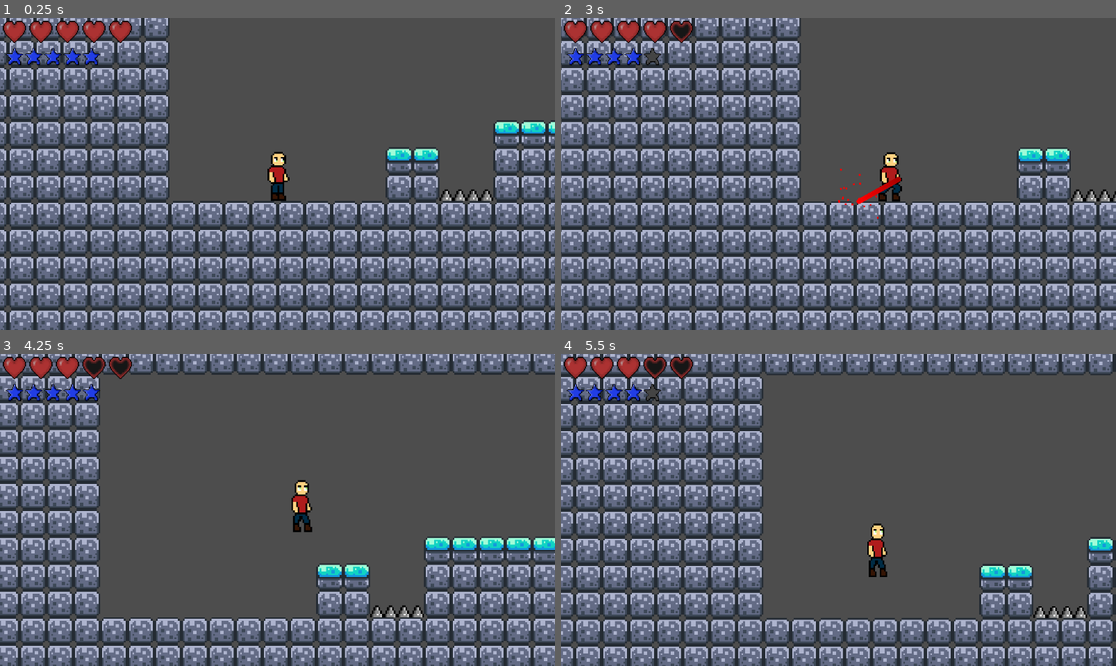
Above: before the commit, frames 1-4 (two rows, left to right).
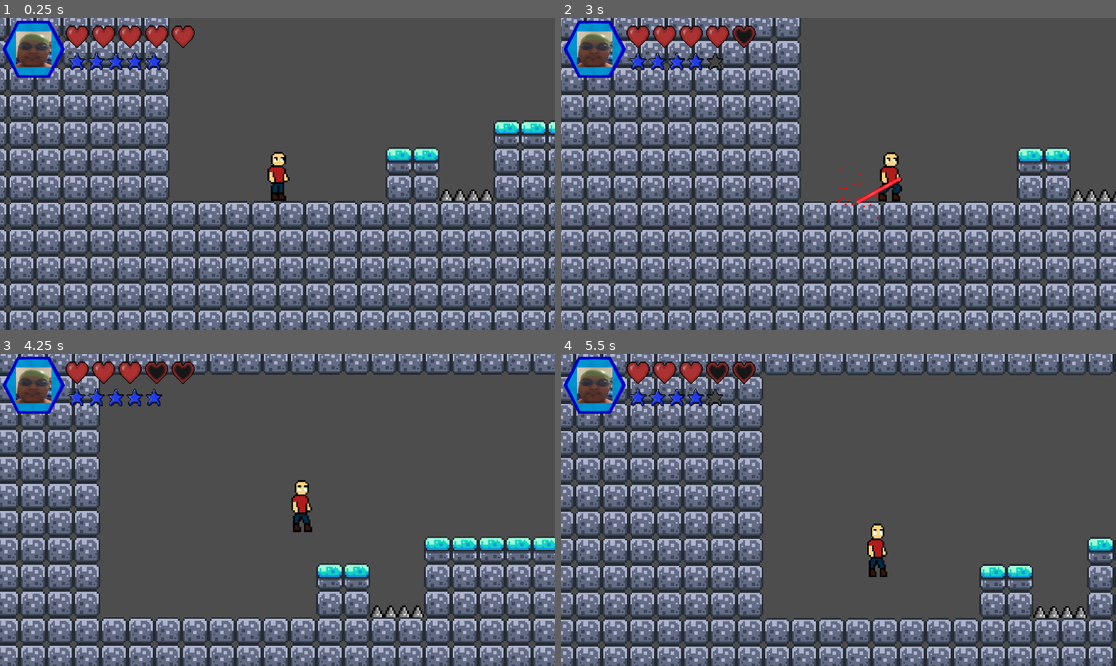
Above: after the commit, the same moments.

Repository: EduTOdev/BlockWorld
Game: Godot game, scene res://Stage/game.tscn
Same seed, same stepped clock (60 frames per second), same inputs: the game is played once before the commit and once after it.
Inputs (mouse positions are in pixels of both pictures, inside the frame that each line leads up to):
- Up to frame 1 (0.25 s): no input
- Up to frame 2 (3 s): tap Enter (ui_accept) at 0.5, 0.77, 1.07, 1.52, 1.55, 1.82 s; move the mouse to (960, 158) at 0.52 s; hold Shift (Dash) 0.53-1.28 s; hold Right (ui_right) 0.53-2.03 s; click (960, 158) at 0.67 s; tap F (Heal) at 0.8, 1.35 s; move the mouse to (727, 189) at 1.27 s; move the mouse to (894, 105) at 2.02 s; hold Left (ui_left) 2.03-2.78 s; hold Enter (ui_accept) 2.03-2.78 s; tap Shift (Dash) at 2.3, 2.85 s; move the mouse to (810, 236) at 2.77 s; hold Right (ui_right) from 2.78 s (still down); click (810, 236) at 2.92 s
- Up to frame 3 (4.25 s): keep holding Right (ui_right); tap Enter (ui_accept) at 3.02, 3.32, 3.77, 3.8, 4.07 s; tap F (Heal) at 3.05 s; move the mouse to (444, 556) at 3.52 s; hold F (Heal) from 3.53 s (still down)
- Up to frame 4 (5.5 s): move the mouse to (672, 463) at 4.27 s; release Right (ui_right) at 4.28 s; release F (Heal) at 4.28 s; hold Left (ui_left) 4.28-5.03 s; tap Shift (Dash) at 4.35 s; tap Enter (ui_accept) at 4.52, 4.82 s; move the mouse to (866, 510) at 5.02 s; hold Right (ui_right) from 5.03 s (still down); hold F (Heal) from 5.03 s (still down); click (866, 510) at 5.17 s

The runs differ from the first frame. In frame 1, 3.5% of the frame differs, in the area x 0-36%, y 0-20%; in frame 2, 3.6%, in the area x 0-62%, y 0-60%; in frame 3, 3.5%; in frame 4, 3.5%.

Commit message:
Rediseño Laser y se agrego Status

Diff:
--- a/testmetodologiasagiles/Player/HUD/HUD.tscn
+++ b/testmetodologiasagiles/Player/HUD/HUD.tscn
@@ -9,3 +9,5 @@
 [node name="HP" type="Node2D" parent="."]
 
 [node name="Mana" type="Node2D" parent="."]
+
+[node name="Status" type="Node2D" parent="."]
--- a/testmetodologiasagiles/Player/HUD/Hud.gd
+++ b/testmetodologiasagiles/Player/HUD/Hud.gd
@@ -1,9 +1,11 @@
 extends CanvasLayer
 
-const origenHPX = 30
-const origenHPY = 30
-const origenManaX = 30
-const origenManaY = 80
+const OrigenBorderX = 70
+const OrigenBorderY = 65
+const origenHPX = 160
+const origenHPY = 40
+const origenManaX = 160
+const origenManaY = 90
 const distanciaHP = 55
 const distanciaMana = 40
 
@@ -11,6 +13,22 @@
 	Gamestate.hud = self
 	dibujarHP()
 	dibujarMana()
+	dibujarBorder()
+
+func dibujarBorder():
+	var escenaBorder = load("res://Player/HUD/Status/border.tscn")
+	var NuevoBorder = escenaBorder.instantiate()
+	$Status.add_child(NuevoBorder)
+	NuevoBorder.position.x = OrigenBorderX
+	NuevoBorder.position.y = OrigenBorderY
+
+func changeStatus(status: String):
+	if status == "Default":
+		$Status.get_child(0).get_child(0).texture = load("res://Player/HUD/Status/statusDefault.png")
+	if status == "Damaged":
+		$Status.get_child(0).get_child(0).texture = load("res://Player/HUD/Status/statusDamaged.png")
+	if status == "1HP":
+		$Status.get_child(0).get_child(0).texture = load("res://Player/HUD/Status/status1HP.png")
 
 func dibujarHP():
 	for i in Gamestate.totalHP:
--- /dev/null
+++ b/testmetodologiasagiles/Player/HUD/Status/border.tscn
@@ -0,0 +1,11 @@
+[gd_scene load_steps=3 format=3 uid="uid://cmq8agp6tnplv"]
+
+[ext_resource type="Texture2D" uid="uid://msxf4ce4baeb" path="res://Player/HUD/Status/bordePlayer.png" id="1_qk787"]
+[ext_resource type="Texture2D" uid="uid://dgqjuf1n4rwtn" path="res://Player/HUD/Status/statusDefault.png" id="2_unmis"]
+
+[node name="Border" type="Sprite2D"]
+texture = ExtResource("1_qk787")
+
+[node name="Status" type="Sprite2D" parent="."]
+scale = Vector2(0.29, 0.29)
+texture = ExtResource("2_unmis")
--- a/testmetodologiasagiles/Player/player.gd
+++ b/testmetodologiasagiles/Player/player.gd
@@ -7,18 +7,12 @@
 @export var DASHSPEED = 350.0
 @export var DashDuracion = 0.15
 @export var jump_buffer_time := 0.15
-@export var healingMaxManaCost = 4
 var jump_buffer_timer := 0.0
 var Direction
 var lastDirection = 0
 var Dasheando = false
 var Dashes = 1
 var invulnerable = false
-var wall_stick_time := 0.0
-var wall_sliding := false
-var healManaConsumed = 0
-var healStatus = false
-var justHealed = false
 
 # Wall jump variables
 var can_wall_jump := false
@@ -27,6 +21,13 @@
 var wall_jump_lock_time := 0.15
 var wall_jump_timer := 0.0
 var wall_dir = 0
+var wall_stick_time := 0.0
+var wall_sliding := false
+
+# Healing
+var healManaConsumed = 0
+var healStatus = false
+var justHealed = false
 
 # Aqui se guarda el arma actual y la lista de armas del player
 var armaSeleccionada: Node2D
@@ -119,34 +120,9 @@
 	move_and_slide()
 
 	for i in range(get_slide_collision_count()):
-		var collision = get_slide_collision(i)
-		var tilemap = collision.get_collider()
-		if tilemap is TileMapLayer:
-			var coords = tilemap.local_to_map(collision.get_position())
-			var tile_data = tilemap.get_cell_tile_data(coords)
-			if tile_data and tile_data.get_custom_data("hazard"):
-				_on_hazard_hit()
-
-		# --- Efecto de Squash & Stretch ---
-	var stretch_strength = clamp(abs(velocity.y) / 400.0, 0.0, 0.1) # 600 es velocidad máxima esperada al caer
-	var sprite = $AnimatedSprite2D
-	# Si está cayendo -> estirar
-	if velocity.y > 0 and not is_on_floor() and not is_on_wall():
-		sprite.scale.x = lerp(sprite.scale.x, 1.0 - stretch_strength, 0.2)
-		sprite.scale.y = lerp(sprite.scale.y, 1.0 + stretch_strength, 0.2)
-		if velocity.y > 300 and $AnimatedSprite2D.animation != "falling":
-			$AnimatedSprite2D.animation = "falling"
-			$AnimatedSprite2D.play()
-
-	# Si toca el suelo -> squash (aplanarse brevemente)
-	elif is_on_floor():
-		var impact_strength = clamp(abs(velocity.y) / 400.0, 0.0, 0.1)
-		sprite.scale.x = lerp(sprite.scale.x, 1.0 + impact_strength, 0.3)
-		sprite.scale.y = lerp(sprite.scale.y, 1.0 - impact_strength, 0.3)
-
-		# Regresar al tamaño normal poco después
-		await get_tree().create_timer(0.08).timeout
-		sprite.scale = sprite.scale.lerp(Vector2(1, 1), 0.3)
+		checkCollisions(i)
+
+	squashStretch()
 
 #Se detectan las teclas para diversas acciones
 func _input(event: InputEvent) -> void:
@@ -160,6 +136,26 @@
 	if event.is_action_pressed("ui_accept"):
 		jump_buffer_timer = jump_buffer_time
 
+#===============================================================================================
+#------------------------------------ Movimiento -----------------------------------------------
+#===============================================================================================
+
+func move():
+	if wall_jump_timer <= 0:
+		if Direction:
+			$AnimatedSprite2D.flip_h = Direction < 0
+			velocity.x = Direction * SPEED
+			if velocity.y == 0 and $AnimatedSprite2D.animation != "moving":
+				$AnimatedSprite2D.animation = "moving"
+				$AnimatedSprite2D.play()
+			if Direction != lastDirection:
+				lastDirection = Direction
+				ajustar_offsets(Direction)
+		else:
+			velocity.x = move_toward(velocity.x, 0, SPEED)
+			if velocity.x == 0 and velocity.y == 0 and $AnimatedSprite2D.animation != "idle":
+				$AnimatedSprite2D.animation = "idle"
+
 func dash():
 	if Dasheando or Dashes <= 0:
 		return
@@ -176,17 +172,52 @@
 	await get_tree().create_timer(DashDuracion).timeout
 	Dasheando = false
 
-func equiparArma(rutaArma: String):
-	#Se quita el arma actual
-	if armaSeleccionada and armaSeleccionada.is_inside_tree():
-		armaSeleccionada.queue_free()
-
-	#Se carga la escena de la nueva arma
-	var escenaArma = load(rutaArma)
-	var nuevaArma = escenaArma.instantiate()
-	#Se agrega la arma como child de WeaponHolder y actualiza el arma actual
-	$WeaponHolder.add_child(nuevaArma)
-	armaSeleccionada = nuevaArma
+func jump():
+	velocity.y = JUMP_VELOCITY
+	# Se aumenta tiempoAire a un valor superior para indicar que ya se salto
+	tiempoAire = 1
+	$AnimatedSprite2D.animation = "jumping"
+	$AnimatedSprite2D.play()
+
+func wallJump():
+	velocity.x -= -last_wall_dir * WALL_JUMP_VELOCITY.x
+	velocity.y = WALL_JUMP_VELOCITY.y
+
+	can_wall_jump = false
+	wall_jump_cooldown = 0.15
+	jump_buffer_timer = 0
+	tiempoAire = 1
+	wall_jump_timer = wall_jump_lock_time
+	$AnimatedSprite2D.animation = "jumping"
+	$AnimatedSprite2D.play()
+
+func tocarSuelo():
+	#Si toca el suelo reinicia su tiempoAire a 0
+	tiempoAire = 0
+	Dashes = 1
+	wall_jump_cooldown = 0
+	jump_buffer_timer = 0
+	if jump_buffer_timer > 0:
+		velocity.y = JUMP_VELOCITY
+		jump_buffer_timer = 0
+		tiempoAire = 1
+
+func detectarPared(delta):
+	if is_on_wall():
+		wall_dir = sign(get_wall_normal().x)
+		last_wall_dir = wall_dir
+		wall_stick_time = 0.2
+		tiempoAire = 0
+	else:
+		# Usa el raycast frontal para verificar si sigue cerca de una pared
+		var front_ray = $WeaponHolder/RayCastFront
+		var still_near_wall = front_ray.is_colliding()
+		if wall_stick_time > 0 and still_near_wall:
+			wall_stick_time -= delta
+			wall_dir = last_wall_dir
+		else:
+			wall_stick_time = 0
+			wall_dir = 0
 
 func ajustar_offsets(dir):
 	if dir == 1:
@@ -208,12 +239,43 @@
 		$RayCastBottomFront2.position.x = -2
 		$RayCastBottomFront2.target_position.x = -4
 
+func squashStretch():
+	var stretch_strength = clamp(abs(velocity.y) / 400.0, 0.0, 0.1) # 600 es velocidad máxima esperada al caer
+	var sprite = $AnimatedSprite2D
+	# Si está cayendo -> estirar
+	if velocity.y > 0 and not is_on_floor() and not is_on_wall():
+		sprite.scale.x = lerp(sprite.scale.x, 1.0 - stretch_strength, 0.2)
+		sprite.scale.y = lerp(sprite.scale.y, 1.0 + stretch_strength, 0.2)
+		if velocity.y > 300 and $AnimatedSprite2D.animation != "falling":
+			$AnimatedSprite2D.animation = "falling"
+			$AnimatedSprite2D.play()
+
+	# Si toca el suelo -> squash (aplanarse brevemente)
+	elif is_on_floor():
+		var impact_strength = clamp(abs(velocity.y) / 400.0, 0.0, 0.1)
+		sprite.scale.x = lerp(sprite.scale.x, 1.0 + impact_strength, 0.3)
+		sprite.scale.y = lerp(sprite.scale.y, 1.0 - impact_strength, 0.3)
+
+		# Regresar al tamaño normal poco después
+		await get_tree().create_timer(0.08).timeout
+		sprite.scale = sprite.scale.lerp(Vector2(1, 1), 0.3)
+
+func checkCollisions(i):
+	var collision = get_slide_collision(i)
+	var tilemap = collision.get_collider()
+	if tilemap is TileMapLayer:
+		var coords = tilemap.local_to_map(collision.get_position())
+		var tile_data = tilemap.get_cell_tile_data(coords)
+		if tile_data and tile_data.get_custom_data("hazard"):
+			_on_hazard_hit()
+
 func _on_hazard_hit():
 	if invulnerable:
 		return
 	Gamestate.camera.startShake(0.7)
 	invulnerable = true
 	$AnimatedSprite2D.modulate = Color.RED
+	Gamestate.hud.changeStatus("Damaged")
 	Gamestate.actualHP -= 1
 	Gamestate.hud.actualizarActualHP()
 
@@ -225,63 +287,30 @@
 		await get_tree().create_timer(0.1).timeout
 		Gamestate.respawnPlayer()
 		$AnimatedSprite2D.modulate = Color.WHITE
+		await get_tree().create_timer(0.2).timeout
+		if Gamestate.actualHP == 1:
+			Gamestate.hud.changeStatus("1HP")
+		else:
+			Gamestate.hud.changeStatus("Default")
 
 	await get_tree().create_timer(0.2).timeout
 	invulnerable = false
 
-func heal():
-	if Gamestate.actualHP < Gamestate.totalHP:
-		Gamestate.actualHP += 1
-		Gamestate.hud.actualizarActualHP()
-		Gamestate.camera.startShake(1.0)
-		justHealed = true
-
-func tocarSuelo():
-	#Si toca el suelo reinicia su tiempoAire a 0
-	tiempoAire = 0
-	Dashes = 1
-	wall_jump_cooldown = 0
-	jump_buffer_timer = 0
-	if jump_buffer_timer > 0:
-		velocity.y = JUMP_VELOCITY
-		jump_buffer_timer = 0
-		tiempoAire = 1
-
-func detectarPared(delta):
-	if is_on_wall():
-		wall_dir = sign(get_wall_normal().x)
-		last_wall_dir = wall_dir
-		wall_stick_time = 0.2
-		tiempoAire = 0
-	else:
-		# Usa el raycast frontal para verificar si sigue cerca de una pared
-		var front_ray = $WeaponHolder/RayCastFront
-		var still_near_wall = front_ray.is_colliding()
-		if wall_stick_time > 0 and still_near_wall:
-			wall_stick_time -= delta
-			wall_dir = last_wall_dir
-		else:
-			wall_stick_time = 0
-			wall_dir = 0
-
-func jump():
-	velocity.y = JUMP_VELOCITY
-	# Se aumenta tiempoAire a un valor superior para indicar que ya se salto
-	tiempoAire = 1
-	$AnimatedSprite2D.animation = "jumping"
-	$AnimatedSprite2D.play()
-
-func wallJump():
-	velocity.x -= -last_wall_dir * WALL_JUMP_VELOCITY.x
-	velocity.y = WALL_JUMP_VELOCITY.y
-
-	can_wall_jump = false
-	wall_jump_cooldown = 0.15
-	jump_buffer_timer = 0
-	tiempoAire = 1
-	wall_jump_timer = wall_jump_lock_time
-	$AnimatedSprite2D.animation = "jumping"
-	$AnimatedSprite2D.play()
+#===============================================================================================
+#-------------------------------------- Acciones -----------------------------------------------
+#===============================================================================================
+
+func equiparArma(rutaArma: String):
+	#Se quita el arma actual
+	if armaSeleccionada and armaSeleccionada.is_inside_tree():
+		armaSeleccionada.queue_free()
+
+	#Se carga la escena de la nueva arma
+	var escenaArma = load(rutaArma)
+	var nuevaArma = escenaArma.instantiate()
+	#Se agrega la arma como child de WeaponHolder y actualiza el arma actual
+	$WeaponHolder.add_child(nuevaArma)
+	armaSeleccionada = nuevaArma
 
 func startHealing(delta):
 	if Gamestate.actualMana > 0:
@@ -302,18 +331,10 @@
 	else:
 		healManaConsumed = 0
 
-func move():
-	if wall_jump_timer <= 0:
-		if Direction:
-			$AnimatedSprite2D.flip_h = Direction < 0
-			velocity.x = Direction * SPEED
-			if velocity.y == 0 and $AnimatedSprite2D.animation != "moving":
-				$AnimatedSprite2D.animation = "moving"
-				$AnimatedSprite2D.play()
-			if Direction != lastDirection:
-				lastDirection = Direction
-				ajustar_offsets(Direction)
-		else:
-			velocity.x = move_toward(velocity.x, 0, SPEED)
-			if velocity.x == 0 and velocity.y == 0 and $AnimatedSprite2D.animation != "idle":
-				$AnimatedSprite2D.animation = "idle"
+func heal():
+	if Gamestate.actualHP < Gamestate.totalHP:
+		Gamestate.actualHP += 1
+		Gamestate.hud.actualizarActualHP()
+		Gamestate.camera.startShake(1.0)
+		justHealed = true
+		Gamestate.hud.changeStatus("Default")
--- /dev/null
+++ b/testmetodologiasagiles/weapons/Laser/laser.gdshader
@@ -0,0 +1,9 @@
+shader_type canvas_item;
+
+uniform float scroll_speed = 2.0;
+
+void fragment() {
+    vec2 uv = UV;
+    uv.x -= (TIME / 4.0) * scroll_speed;
+    COLOR = texture(TEXTURE, uv);
+}
--- a/testmetodologiasagiles/weapons/Laser/laser.tscn
+++ b/testmetodologiasagiles/weapons/Laser/laser.tscn
@@ -1,9 +1,12 @@
-[gd_scene load_steps=4 format=3 uid="uid://dh742v67cwiiu"]
+[gd_scene load_steps=7 format=3 uid="uid://dh742v67cwiiu"]
 
 [ext_resource type="Script" uid="uid://hmugr7n3tx" path="res://weapons/Laser/laser2.gd" id="1_qnqx8"]
+[ext_resource type="Shader" uid="uid://fr00ctdwryjx" path="res://weapons/Laser/laser.gdshader" id="2_ptaev"]
+[ext_resource type="Texture2D" uid="uid://djr0pgov457bw" path="res://weapons/Laser/laser.png" id="2_uu7ng"]
 
-[sub_resource type="Gradient" id="Gradient_qnqx8"]
-colors = PackedColorArray(0.662452, 0.662452, 0.662452, 1, 1, 1, 1, 1)
+[sub_resource type="ShaderMaterial" id="ShaderMaterial_ptaev"]
+shader = ExtResource("2_ptaev")
+shader_parameter/scroll_speed = 2.0
 
 [sub_resource type="ParticleProcessMaterial" id="ParticleProcessMaterial_ptaev"]
 particle_flag_disable_z = true
@@ -11,13 +14,23 @@
 initial_velocity_max = 200.0
 gravity = Vector3(0, 0, 0)
 
+[sub_resource type="ParticleProcessMaterial" id="ParticleProcessMaterial_qnqx8"]
+particle_flag_disable_z = true
+emission_shape = 3
+emission_box_extents = Vector3(100, 4, 1)
+angle_min = -400.0
+angle_max = 400.00003
+gravity = Vector3(0, 0.3, 0)
+
 [node name="Laser" type="Node2D"]
 script = ExtResource("1_qnqx8")
 
 [node name="Line2D" type="Line2D" parent="."]
+texture_repeat = 2
+material = SubResource("ShaderMaterial_ptaev")
 width = 3.0
-default_color = Color(1, 0, 0, 1)
-gradient = SubResource("Gradient_qnqx8")
+texture = ExtResource("2_uu7ng")
+texture_mode = 2
 begin_cap_mode = 2
 end_cap_mode = 2
 antialiased = true
@@ -28,3 +41,8 @@
 speed_scale = 2.0
 explosiveness = 1.0
 process_material = SubResource("ParticleProcessMaterial_ptaev")
+
+[node name="LaserParticles2D" type="GPUParticles2D" parent="."]
+amount_ratio = 0.5
+lifetime = 0.6
+process_material = SubResource("ParticleProcessMaterial_qnqx8")
--- a/testmetodologiasagiles/weapons/Laser/laser2.gd
+++ b/testmetodologiasagiles/weapons/Laser/laser2.gd
@@ -1,7 +1,7 @@
 extends Node2D
 
 # ======================
-# ⚡ Parámetros del Láser
+#  Parámetros del Láser
 # ======================
 var laserVisible = false
 @export var LaserColor := Color.RED : set = set_color
@@ -9,40 +9,43 @@
 @export var collisionMask: int = 1
 @export var manaRecoveryDelay := 0.5
 
-# 💥 Posición de impacto
+# Posición de impacto
 var hitPosition: Vector2
 var hitCollider: Node = null
 
-# ⏳ Control de delay
+# Control de delay
 var recoveryTimer := 0.0
 
 # ======================
-# 🌌 Nodos de Efectos
+# Nodos de Efectos
 # ======================
 @onready var line_2d: Line2D = $Line2D
 @onready var collision_particles: GPUParticles2D = $CollisionParticles2D
+@onready var laser_particles: GPUParticles2D = $LaserParticles2D
 
 # ======================
-# 🔧 Inicialización
+# Inicialización
 # ======================
 func _ready() -> void:
 	set_color(LaserColor)
 	_hide_beam()
+	var mat := ShaderMaterial.new()
+	mat.shader = load("res://weapons/Laser/laser.gdshader")
 
 # ======================
-# 🎨 Color sincronizado
+# Color sincronizado
 # ======================
 func set_color(new_color: Color) -> void:
 	LaserColor = new_color
 	if !is_inside_tree():
 		return
-	if line_2d:
-		line_2d.modulate = new_color
 	if collision_particles:
 		collision_particles.modulate = new_color
+	if laser_particles:
+		laser_particles.modulate = new_color
 
 # ======================
-# 🔁 Lógica Principal
+# Lógica Principal
 # ======================
 func _process(delta):
 	laserVisible = Input.is_mouse_button_pressed(MOUSE_BUTTON_LEFT)
@@ -50,10 +53,11 @@
 	if laserVisible:
 		recoveryTimer = manaRecoveryDelay
 
+
+
 		if get_parent().get_child(0).is_colliding() or Gamestate.actualMana <= 0:
 			laserVisible = false
 			_hide_beam()
-			queue_redraw()
 			return
 
 		# Gasta maná mientras se dispara
@@ -80,7 +84,6 @@
 			hitCollider = null
 
 		_update_beam()
-		queue_redraw()
 	else:
 		_hide_beam()
 		if recoveryTimer > 0:
@@ -90,24 +93,19 @@
 				Gamestate.actualMana += delta
 				Gamestate.actualMana = clamp(Gamestate.actualMana, 0, Gamestate.totalMana)
 				Gamestate.hud.actualizarActualMana()
-		queue_redraw()
 
 # ======================
-# ✏️ Dibujo visual
-# ======================
-func _draw():
-	if !laserVisible:
-		return
-	var startLocal = Vector2.ZERO
-	var endLocal = to_local(hitPosition)
-	draw_line(startLocal, endLocal, LaserColor, LaserAnchura)
-
-# ======================
-# 💫 Control de Partículas
+# Control de Partículas
 # ======================
 func _update_beam():
 	line_2d.visible = true
 	collision_particles.emitting = true
+	laser_particles.emitting = true
+
+	var laser = hitPosition - global_position
+	var direction = laser.normalized()
+	var angle = direction.angle()
+	var length = laser.length()
 
 	# Actualiza línea
 	line_2d.clear_points()
@@ -118,8 +116,17 @@
 	collision_particles.global_position = hitPosition
 	collision_particles.look_at(global_position)
 
+	laser_particles.global_position = global_position.lerp(hitPosition, 0.5)
+	laser_particles.rotation = angle
+
+	var mat := laser_particles.process_material
+	if mat and mat is ParticleProcessMaterial:
+		# Ajustamos la caja de emisión (centrada)
+		mat.emission_box_extents.x = length / 2.0
+
 func _hide_beam():
 	if !line_2d:
 		return
 	line_2d.visible = false
 	collision_particles.emitting = false
+	laser_particles.emitting = false
--- a/testmetodologiasagiles/weapons/Shield/shield.gd
+++ b/testmetodologiasagiles/weapons/Shield/shield.gd
@@ -26,7 +26,7 @@
 		var direccionNormalizada = Vector2.ZERO
 		if distancia != 0:
 			direccionNormalizada = direccion.normalized()
-		var distanciaFinal = min(distancia, 40)
+		var distanciaFinal = min(distancia, distanciaMaxima)
 		global_position = Player + direccionNormalizada * distanciaFinal
 		if direccion != Vector2.ZERO:
 			rotation = direccion.angle()
Binary file added: testmetodologiasagiles/Player/HUD/Status/bordePlayer.png
Not shown, added: testmetodologiasagiles/Player/HUD/Status/bordePlayer.png.import
Binary file added: testmetodologiasagiles/Player/HUD/Status/status1HP.png
Not shown, added: testmetodologiasagiles/Player/HUD/Status/status1HP.png.import
Binary file added: testmetodologiasagiles/Player/HUD/Status/statusDamaged.png
Not shown, added: testmetodologiasagiles/Player/HUD/Status/statusDamaged.png.import
Binary file added: testmetodologiasagiles/Player/HUD/Status/statusDefault.png
Not shown, added: testmetodologiasagiles/Player/HUD/Status/statusDefault.png.import
Not shown, added: testmetodologiasagiles/weapons/Laser/laser.gdshader.uid
Binary file added: testmetodologiasagiles/weapons/Laser/laser.png
Not shown, added: testmetodologiasagiles/weapons/Laser/laser.png.import
Binary file added: testmetodologiasagiles/weapons/Laser/laserBlancoNegro.png
(and 1 more such lines)
